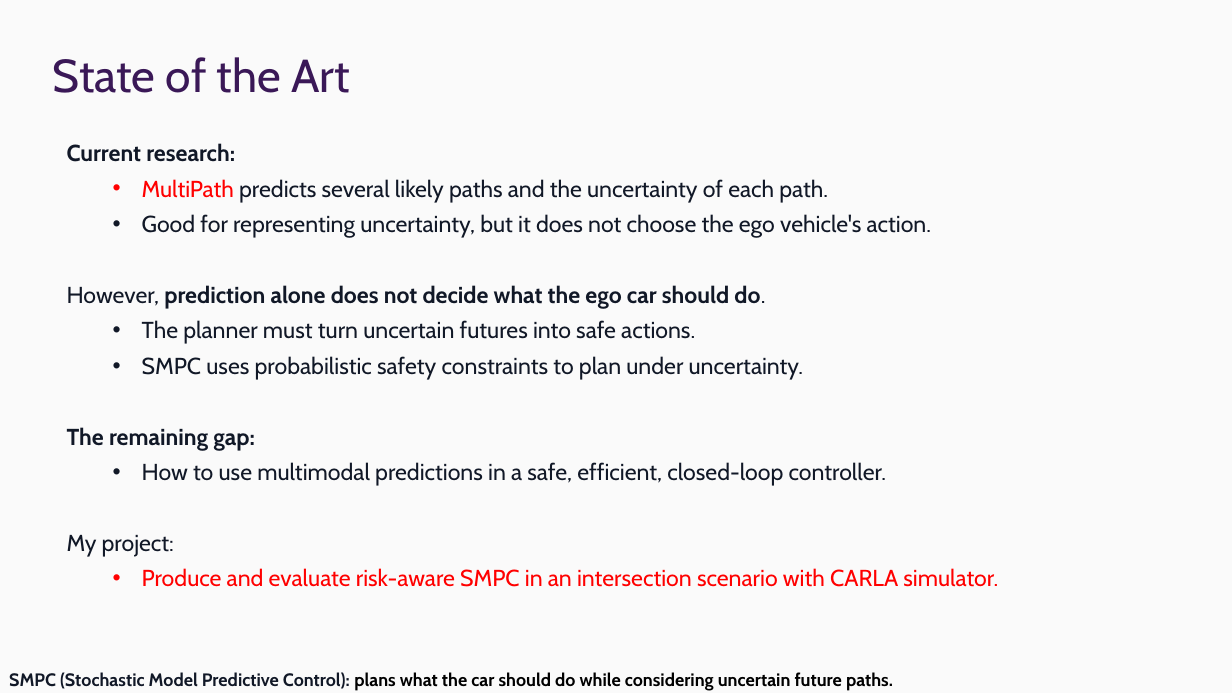
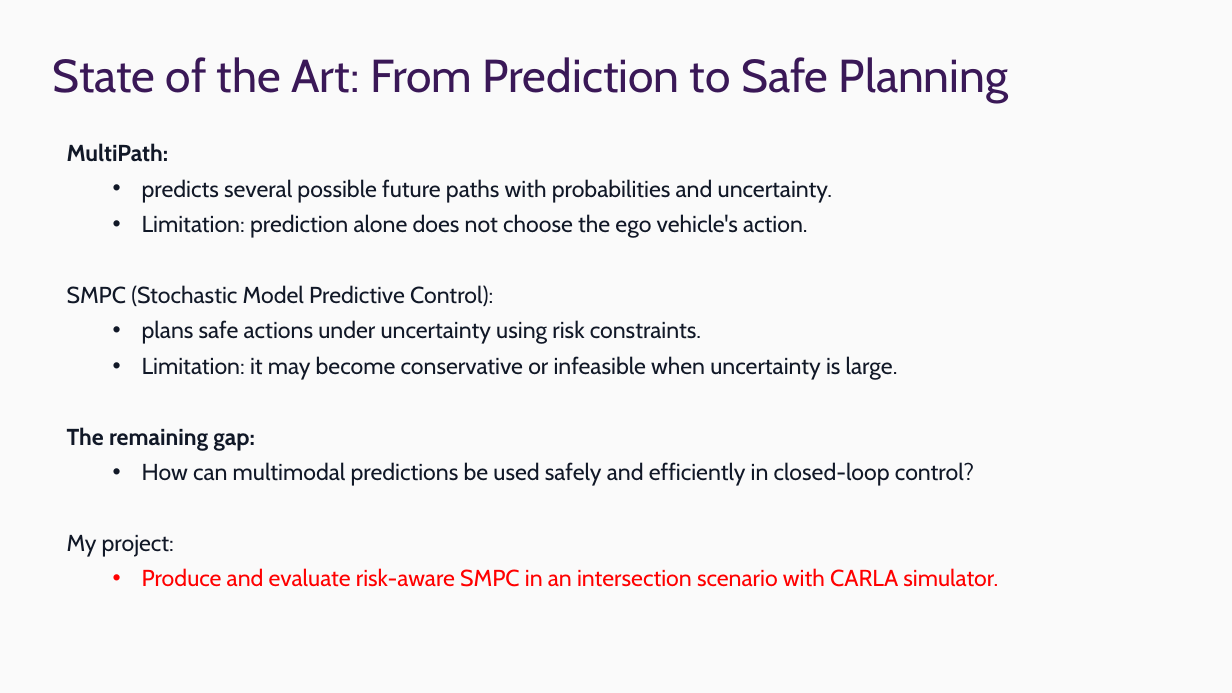
Before and after one commit to ChrisXiejq/Research-Project-IMLS, a slide deck: slide 6 of docs/presentation/25027138 - Presentation.pptx. Drawn at 1232x693 pixels with LibreOffice and Linux fonts; fonts in the diff are those of the drawing; background and template pictures are left out. Boxes give left, top, right and bottom in pixels: in the first picture for what was removed or moved away, otherwise in the second. Text is boxed around its words. In the diff, an @@ line names an element or a change of style, - is before the commit and + after.

Commit message:
feat: add ppt

```diff
--- a/docs/presentation/25027138 - Presentation.pptx
+++ b/docs/presentation/25027138 - Presentation.pptx
@@ title at bbox=[53, 57, 1009, 103]: text changed @@
-State of the Art
+State of the Art: From Prediction to Safe Planning
@@ text at bbox=[67, 143, 898, 380]: text changed @@
-Current research:
-  • MultiPath predicts several likely paths and the uncertainty of each path.
-  • Good for representing uncertainty, but it does not choose the ego vehicle's action.
-However, prediction alone does not decide what the ego car should do.
-  • The planner must turn uncertain futures into safe actions.
-  • SMPC uses probabilistic safety constraints to plan under uncertainty.
+MultiPath:
+  • predicts several possible future paths with probabilities and uncertainty.
+  • Limitation: prediction alone does not choose the ego vehicle's action.
+SMPC (Stochastic Model Predictive Control):
+  • plans safe actions under uncertainty using risk constraints.
+  • Limitation: it may become conservative or infeasible when uncertainty is large.
@@ text at bbox=[142, 462, 974, 486]: text changed @@
-  • How to use multimodal predictions in a safe, efficient, closed-loop controller.
+  • How can multimodal predictions be used safely and efficiently in closed-loop control?
@@ text removed at bbox=[9, 672, 893, 691] @@
-  SMPC (Stochastic Model Predictive Control): plans what the car should do while considering uncertain future paths.
```
Also in this commit, not shown: 6 other slides changed, 1 other file.
